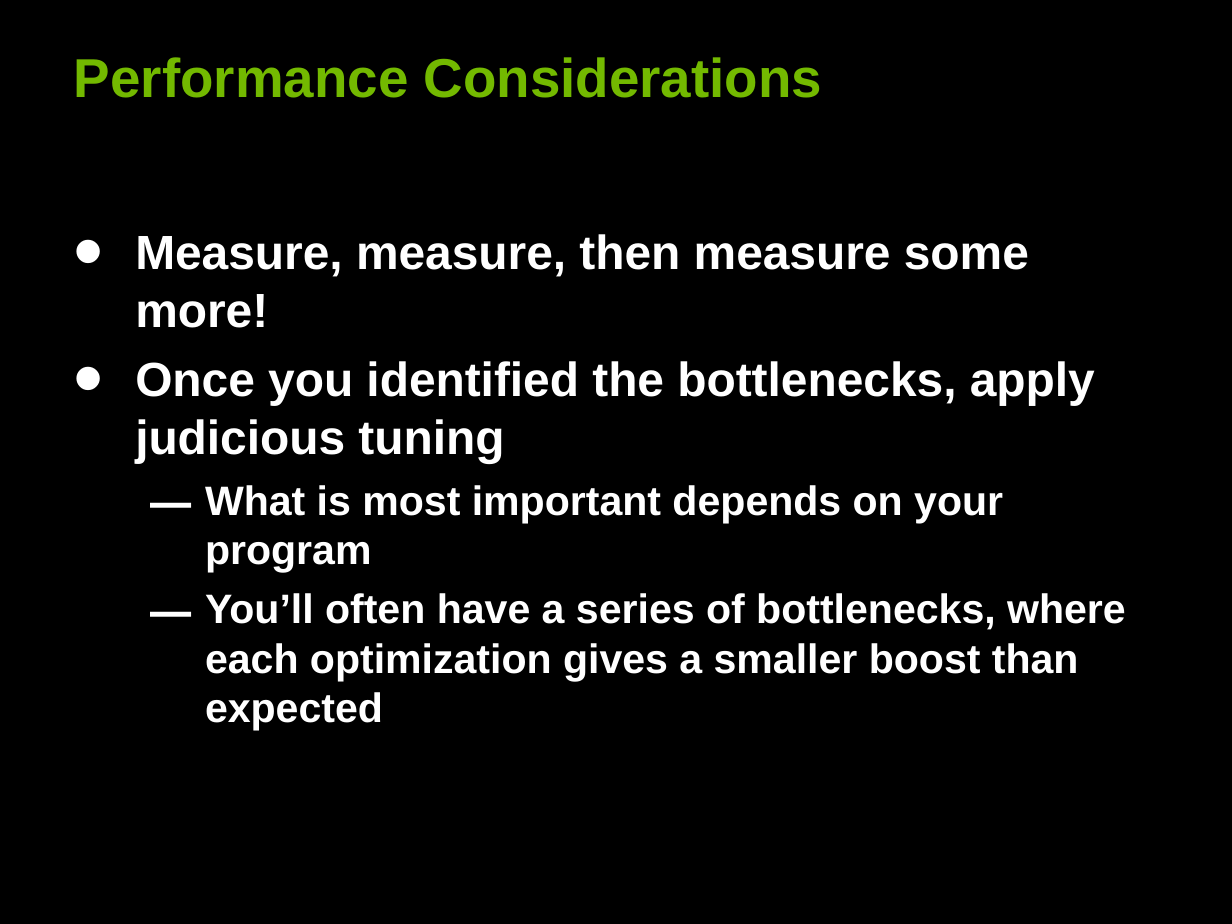
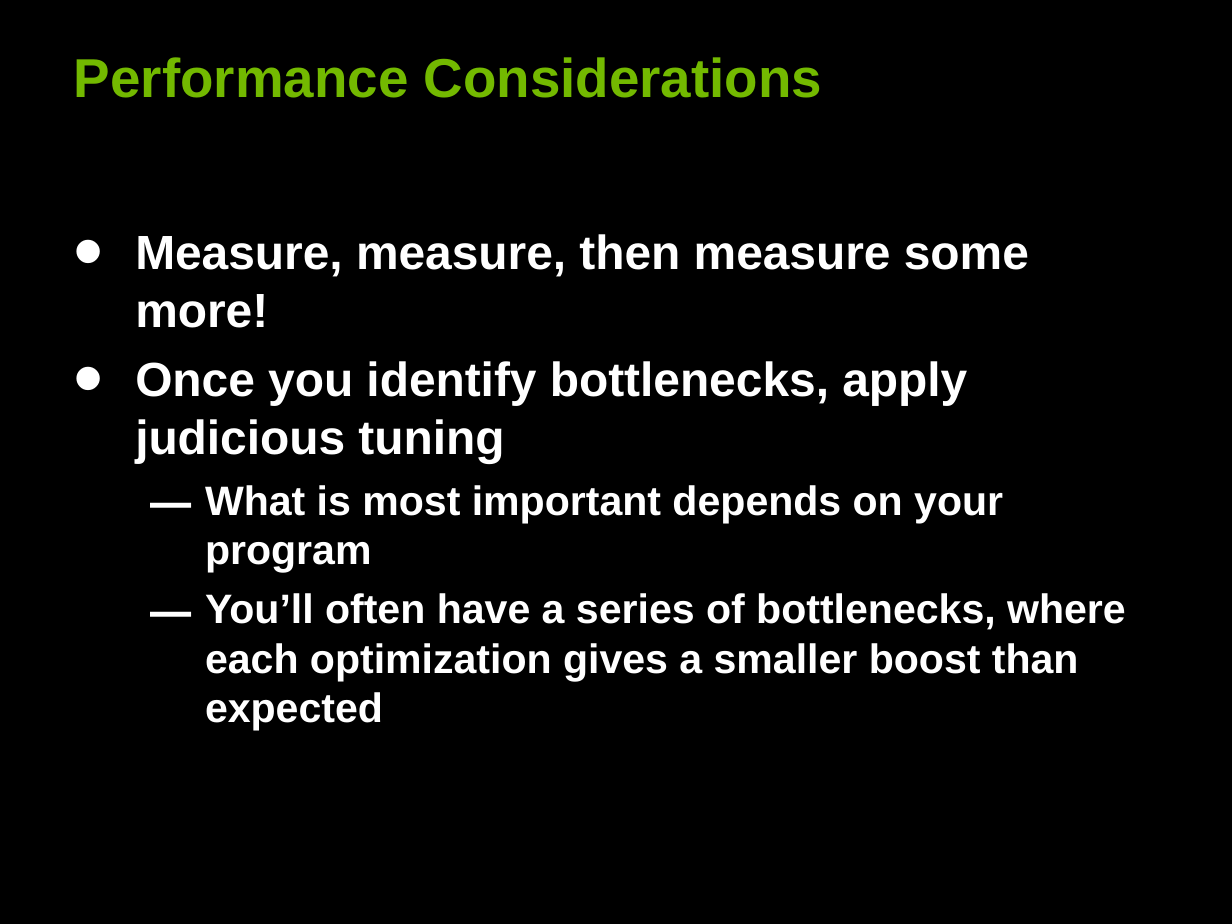
Before and after one commit to deeperlearning/stanford-cs193g-sp2010, a slide deck: slide 44 of lectures/lecture_5/performance_considerations.ppt. Drawn at 1232x924 pixels with LibreOffice and Linux fonts; fonts in the diff are those of the drawing. Boxes give left, top, right and bottom in pixels: in the first picture for what was removed or moved away, otherwise in the second. Text is boxed around its words. In the diff, an @@ line names an element or a change of style, - is before the commit and + after.

```diff
--- a/lectures/lecture_5/performance_considerations.ppt
+++ b/lectures/lecture_5/performance_considerations.ppt
@@ text at bbox=[135, 361, 967, 463]: text changed @@
-• Once you identified the bottlenecks, apply judicious tuning
+• Once you identify bottlenecks, apply judicious tuning
```
Also in this commit, not shown: 22 other slides changed, 1 other file.
